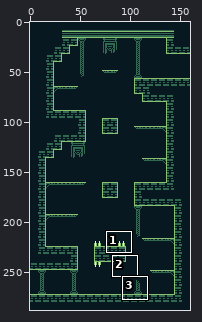
Two versions of one pixel-art file, AsepriteFiles/Levels/LevelC_1-5.aseprite. The picture above shows the old version from afar; the outline marks the close-up.
Close-up. As it was:
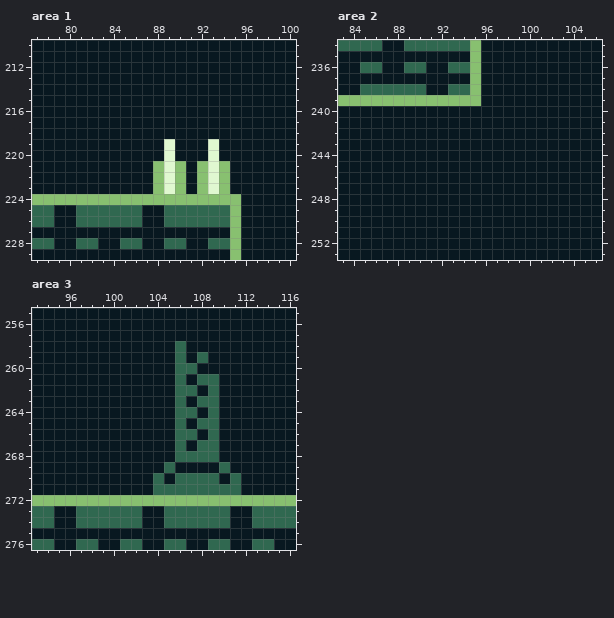
160x288 pixels, 1 frame. Shown: area 1: x 77..100, y 210..229; area 2: x 83..106, y 234..253; area 3: x 93..116, y 255..276. The commit also changed other parts of the picture, which this record leaves out.
After the commit:
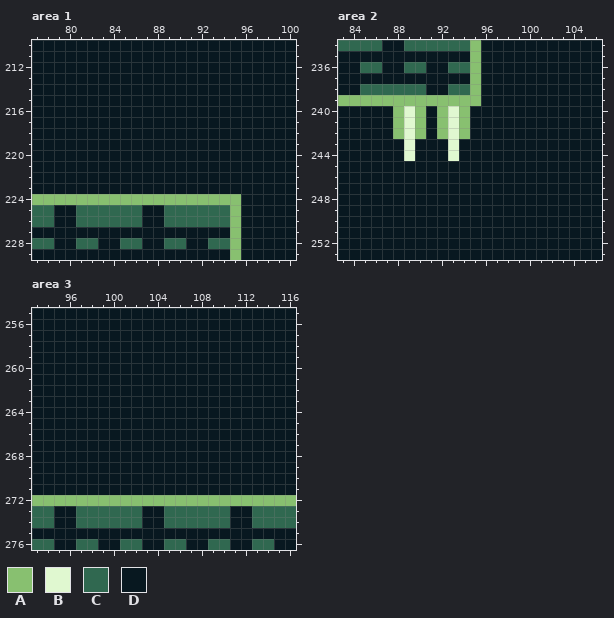
Palette (. is transparent): A #88c070  B #e0f8d0  C #306850  D #081820
The exact change:
Area 1:
The edit turns colour A into colour D in rows 221 to 223 at x 88, 90, 92 and 94.
The edit turns colour B into colour D in rows 219 to 223 at x 89 and 93.
Area 2:
The edit turns colour D into colour A in rows 240 to 242 at x 88, 90, 92 and 94.
The edit turns colour D into colour B in rows 240 to 244 at x 89 and 93.
Area 3:
The edit turns colour C into colour D in row 258 at x 106; in row 259 at x 106 and 108; in row 260 at x 106 to 107; in row 261 at x 106 and 108 to 109; in row 262 at x 106 to 107 and 109; in row 263 at x 106 and 108 to 109.
The edit turns colour C into colour D in row 264 at x 106 to 107 and 109; in row 265 at x 106 and 108 to 109; in row 266 at x 106 to 107 and 109; in row 267 at x 106 and 108 to 109; in row 268 at x 106 to 109; in row 269 at x 105 and 110.
The edit turns colour C into colour D in row 270 at x 104, 106 to 109 and 111; in row 271 at x 104 to 111.
